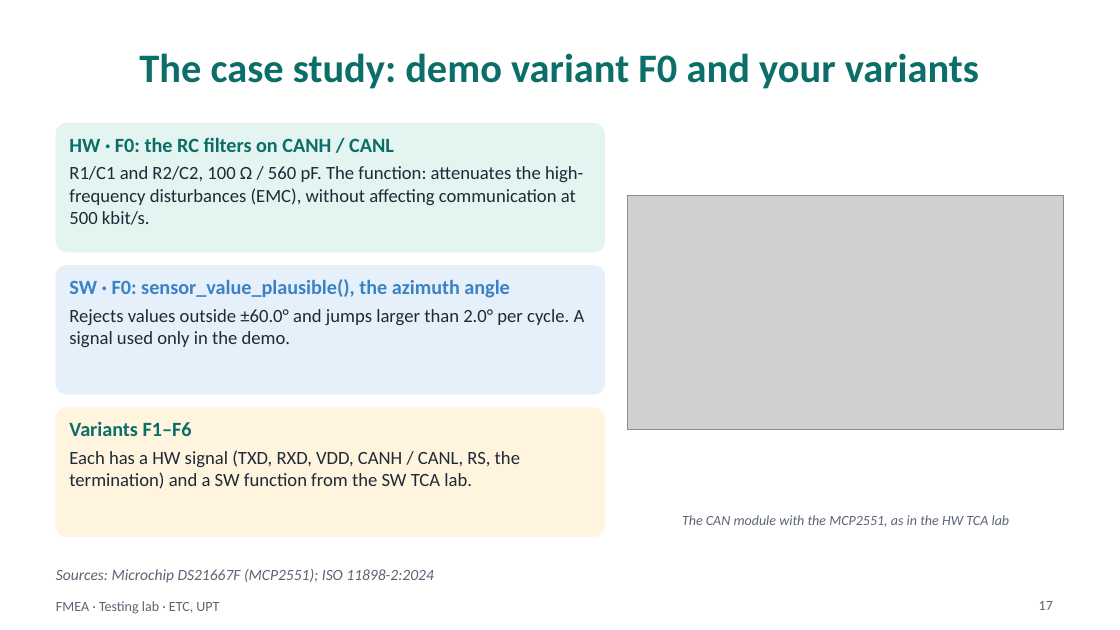
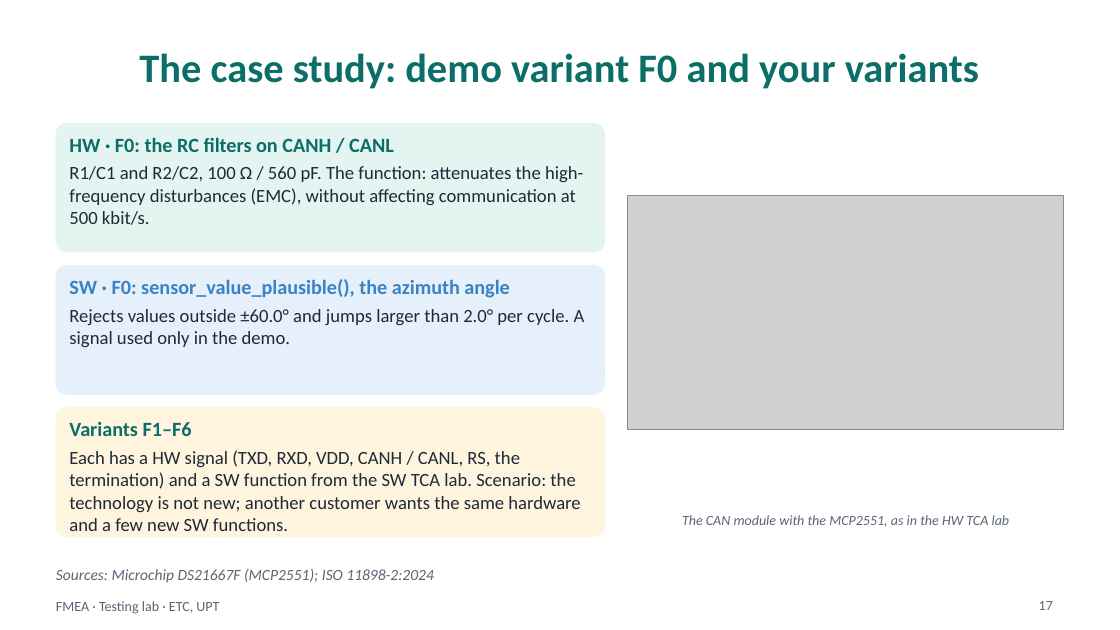
Before and after one commit to madalinatolontan1-ai/sw-tca-lab, a slide deck: slide 17 of materials/fmea_deck_src/FMEA_lecture_EN_draft.pptx. Drawn at 1120x630 pixels with LibreOffice and Linux fonts; fonts in the diff are those of the drawing; grey boxes stand for pictures. Boxes give left, top, right and bottom in pixels: in the first picture for what was removed or moved away, otherwise in the second. Text is boxed around its words. In the diff, an @@ line names an element or a change of style, - is before the commit and + after.

```diff
--- a/materials/fmea_deck_src/FMEA_lecture_EN_draft.pptx
+++ b/materials/fmea_deck_src/FMEA_lecture_EN_draft.pptx
@@ text at (69, 450, 580, 531): text changed @@
-Each has a HW signal (TXD, RXD, VDD, CANH / CANL, RS, the termination) and a SW function from the SW TCA lab.
+Each has a HW signal (TXD, RXD, VDD, CANH / CANL, RS, the termination) and a SW function from the SW TCA lab. Scenario: the technology is not new; another customer wants the same hardware and a few new SW functions.
```
Also in this commit, not shown: 3 other files.
